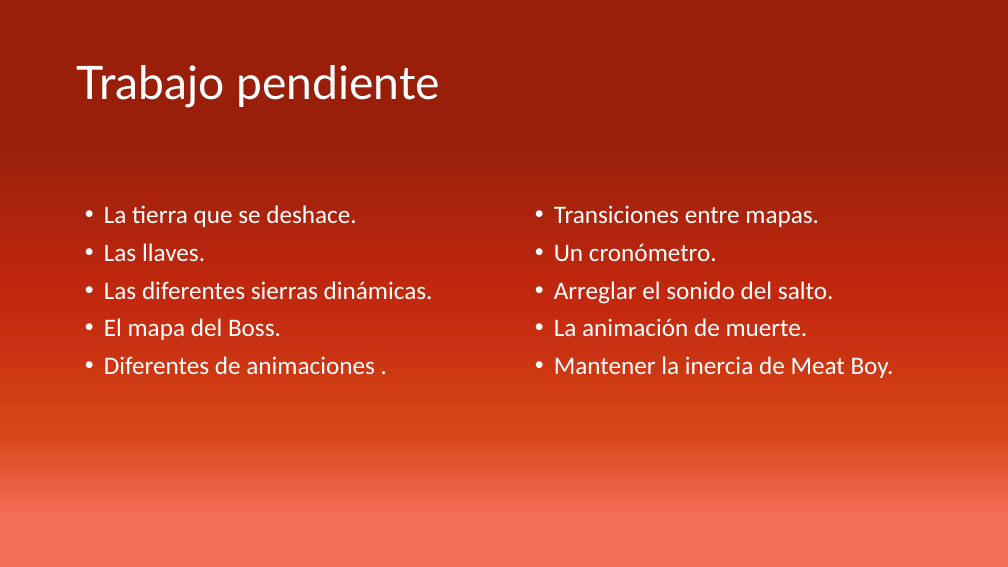
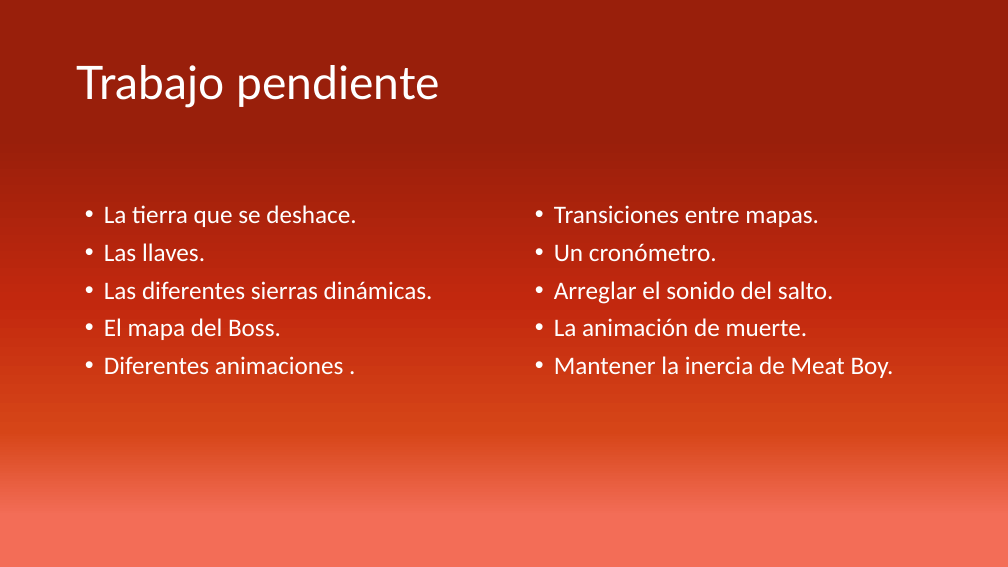
Before and after one commit to AdriSC/ProyectoFinalDVI, a slide deck: slide 8 of Presentacion Super Meat Boy.pptx. Drawn at 1008x567 pixels with LibreOffice and Linux fonts; fonts in the diff are those of the drawing. Boxes give left, top, right and bottom in pixels: in the first picture for what was removed or moved away, otherwise in the second. Text is boxed around its words. In the diff, an @@ line names an element or a change of style, - is before the commit and + after.

```diff
--- a/Presentacion Super Meat Boy.pptx
+++ b/Presentacion Super Meat Boy.pptx
@@ text at (x1=104, y1=356, x2=344, y2=374): text changed @@
-• Diferentes de animaciones .
+• Diferentes animaciones .
```
Also in this commit, not shown: 1 other slide changed, 1 other file.
